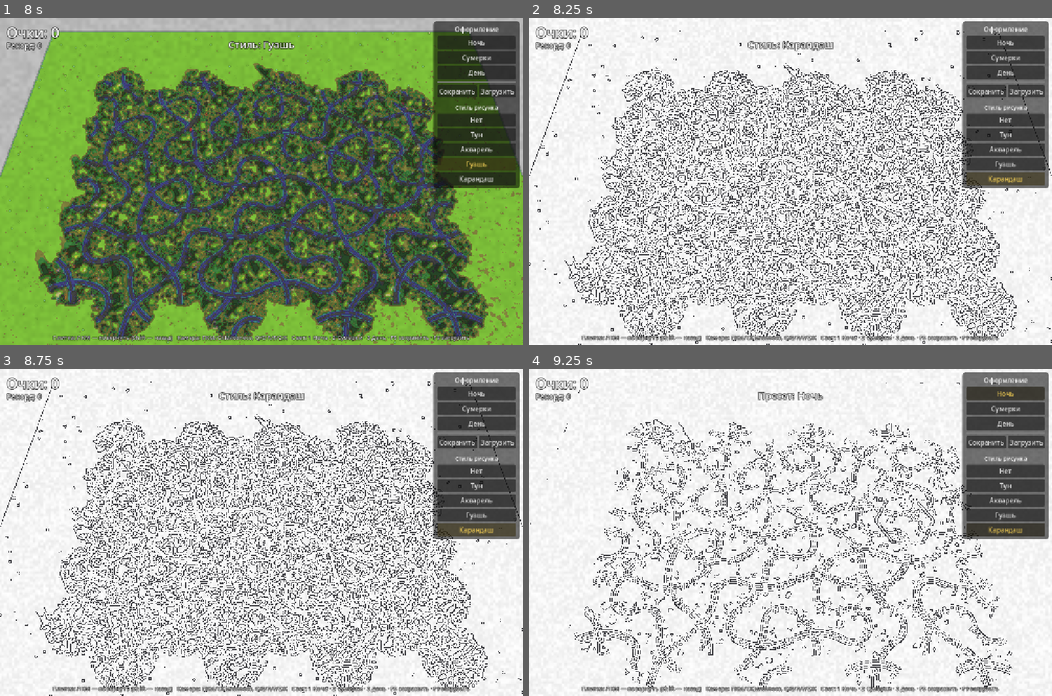
Above: before the commit, frames 1-4 (two rows, left to right).
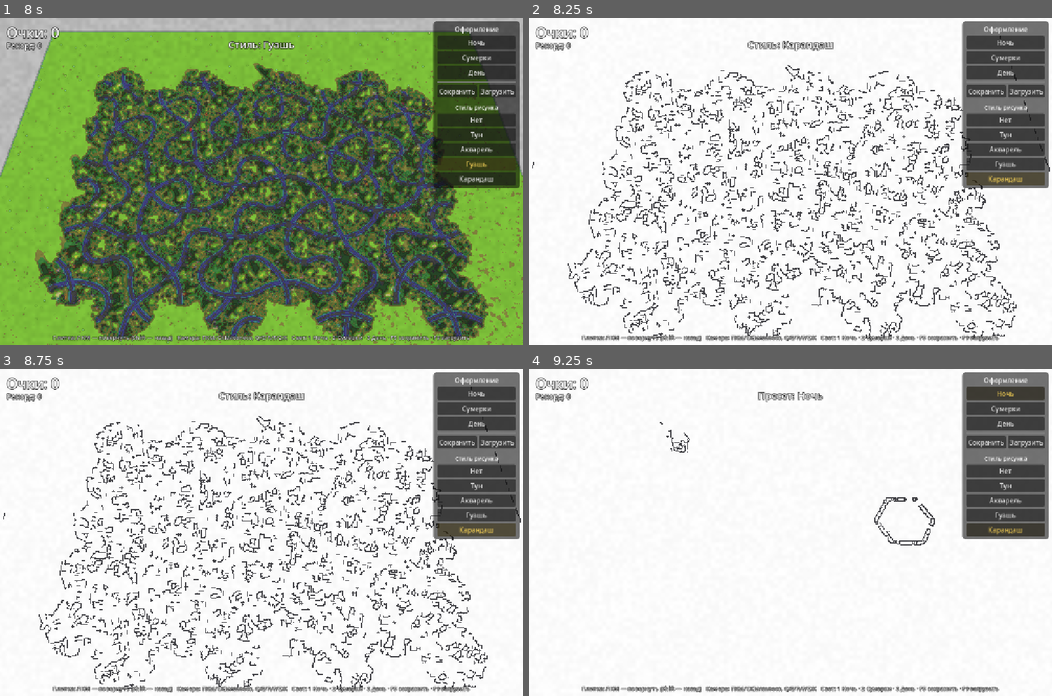
Above: after the commit, the same moments.

Repository: SashkoSoft/hexcar
Game: Godot game, scene res://Main.tscn
Same seed, same stepped clock (60 frames per second), same inputs: the game is played once before the commit and once after it.
Inputs (mouse positions are in pixels of both pictures, inside the frame that each line leads up to):
- Up to frame 1 (8 s): click "Кольца — Загоняй машинки в ко…" at 0.5 s; click "Ночь" at 1.25 s; click "Сумерки" at 2 s; click "День" at 2.75 s; click "Сохранить" at 3.5 s; click "Загрузить" at 4.25 s; click "Нет" at 5 s; click "Тун" at 5.75 s; click "Акварель" at 6.5 s; click "Гуашь" at 7.25 s
- Up to frame 2 (8.25 s): click "Карандаш" at 8 s
- Up to frame 3 (8.75 s): no input
- Up to frame 4 (9.25 s): tap Enter at 8.75 s; move the mouse to (905, 516) at 8.77 s; hold Right from 8.78 s (still down); tap 1 at 8.85 s; click (905, 516) at 8.92 s

Frame 1 is identical in both runs. In frame 2, 13% of the frame differs, in the area x 0-100%, y 3-100%; in frame 3, 13%; in frame 4, 7.6%.

Commit message:
Карандаш: убран шум — денойз перед Canny + чистка одиночных точек
- Гаусс-сглаживание яркости радиусом u_canny_blur перед детекцией;
  тот же денойз для проверки соседей (NMS/гистерезис)
- Чистка спеклов: одиночный край без соседей-краёв отбрасывается
  (травинка ≠ линия) — связность по кресту
- Пороги повышены (low 0.22, high 0.52), бумага почти ровная — фон без зерна

Co-Authored-By: Claude Opus 4.8 (1M context) <noreply@anthropic.com>

Diff:
--- a/godot/Main.gd
+++ b/godot/Main.gd
@@ -1521,8 +1521,8 @@
 
 uniform sampler2D screen_tex : hint_screen_texture, repeat_disable, filter_linear;
 uniform int u_style = 0;
-uniform float u_canny_low = 0.16;    // нижний порог (слабые края — тянутся только к сильным)
-uniform float u_canny_high = 0.42;   // верхний порог (сильные края)
+uniform float u_canny_low = 0.22;    // нижний порог (слабые края — тянутся только к сильным)
+uniform float u_canny_high = 0.52;   // верхний порог (сильные края)
 uniform float u_canny_line = 0.85;   // насыщенность линии (0..1)
 
 float luma(vec3 c){ return dot(c, vec3(0.299, 0.587, 0.114)); }
@@ -1555,12 +1555,16 @@
 	float gy = -tl - 2.0 * t - tr + bl + 2.0 * b + br;
 	return sqrt(gx * gx + gy * gy);
 }
-// дешёвая сглаженная яркость (5-тап крест) — шаг подавления шума в Canny
+// сглаженная яркость (гаусс 3x3, радиус R) — подавление шума перед детекцией Canny
+uniform float u_canny_blur = 1.7;
 float luma_blur(vec2 uv, vec2 px){
-	float s = luma(samp(uv)) * 2.0;
-	s += luma(samp(uv + vec2(px.x, 0.0))) + luma(samp(uv - vec2(px.x, 0.0)));
-	s += luma(samp(uv + vec2(0.0, px.y))) + luma(samp(uv - vec2(0.0, px.y)));
-	return s / 6.0;
+	vec2 r = px * u_canny_blur;
+	float s = luma(samp(uv)) * 4.0;
+	s += (luma(samp(uv + vec2(r.x, 0.0))) + luma(samp(uv - vec2(r.x, 0.0)))) * 2.0;
+	s += (luma(samp(uv + vec2(0.0, r.y))) + luma(samp(uv - vec2(0.0, r.y)))) * 2.0;
+	s += luma(samp(uv + r)) + luma(samp(uv - r));
+	s += luma(samp(uv + vec2(r.x, -r.y))) + luma(samp(uv - vec2(r.x, -r.y)));
+	return s / 16.0;
 }
 // градиент Собеля по сглаженной яркости (центр — качественно)
 vec2 sobel_grad(vec2 uv, vec2 px){
@@ -1577,20 +1581,8 @@
 	return vec2(gx, gy);
 }
 float gmag(vec2 uv, vec2 px){ return length(sobel_grad(uv, px)); }
-// быстрая магнитуда по сырой яркости — для проверки соседей (NMS/гистерезис)
-float gmag_fast(vec2 uv, vec2 px){
-	float tl = luma(samp(uv + px * vec2(-1.0, -1.0)));
-	float t  = luma(samp(uv + px * vec2( 0.0, -1.0)));
-	float tr = luma(samp(uv + px * vec2( 1.0, -1.0)));
-	float l  = luma(samp(uv + px * vec2(-1.0,  0.0)));
-	float r  = luma(samp(uv + px * vec2( 1.0,  0.0)));
-	float bl = luma(samp(uv + px * vec2(-1.0,  1.0)));
-	float b  = luma(samp(uv + px * vec2( 0.0,  1.0)));
-	float br = luma(samp(uv + px * vec2( 1.0,  1.0)));
-	float gx = -tl - 2.0 * l - bl + tr + 2.0 * r + br;
-	float gy = -tl - 2.0 * t - tr + bl + 2.0 * b + br;
-	return sqrt(gx * gx + gy * gy);
-}
+// магнитуда по сглаженной яркости — для проверки соседей (NMS/гистерезис), тот же денойз
+float gmag_fast(vec2 uv, vec2 px){ return length(sobel_grad(uv, px)); }
 
 void fragment(){
 	vec2 uv = SCREEN_UV;
@@ -1637,7 +1629,7 @@
 		c *= 0.94 + 0.10 * canvas;                 // фактура холста
 		col = clamp(c, 0.0, 1.0);
 	} else if (u_style == 4){
-		// КАРАНДАШ / CANNY — контурный рисунок: градиент → NMS → двойной порог + гистерезис
+		// КАРАНДАШ / CANNY — контур: градиент → NMS → двойной порог + гистерезис + чистка одиночных точек
 		vec2 g = sobel_grad(uv, px);
 		float mag = length(g);
 		// 1) подавление немаксимумов: вдоль направления градиента оставляем только локальный максимум
@@ -1645,24 +1637,26 @@
 		float ma = gmag_fast(uv + dir * px, px);
 		float mb = gmag_fast(uv - dir * px, px);
 		float nms = (mag >= ma && mag >= mb) ? mag : 0.0;
+		// соседи по кресту (та же сглаженная магнитуда)
+		float n_r = gmag_fast(uv + vec2(px.x, 0.0), px);
+		float n_l = gmag_fast(uv - vec2(px.x, 0.0), px);
+		float n_u = gmag_fast(uv + vec2(0.0, px.y), px);
+		float n_d = gmag_fast(uv - vec2(0.0, px.y), px);
 		// 2) двойной порог
 		float strong = step(u_canny_high, nms);
 		float weak = step(u_canny_low, nms) * (1.0 - strong);
-		// 3) гистерезис: слабый край остаётся, только если рядом есть сильный
-		float near_strong = 0.0;
-		near_strong = max(near_strong, step(u_canny_high, gmag_fast(uv + px * vec2( 1.0,  0.0), px)));
-		near_strong = max(near_strong, step(u_canny_high, gmag_fast(uv + px * vec2(-1.0,  0.0), px)));
-		near_strong = max(near_strong, step(u_canny_high, gmag_fast(uv + px * vec2( 0.0,  1.0), px)));
-		near_strong = max(near_strong, step(u_canny_high, gmag_fast(uv + px * vec2( 0.0, -1.0), px)));
-		near_strong = max(near_strong, step(u_canny_high, gmag_fast(uv + px * vec2( 1.0,  1.0), px)));
-		near_strong = max(near_strong, step(u_canny_high, gmag_fast(uv + px * vec2(-1.0, -1.0), px)));
-		near_strong = max(near_strong, step(u_canny_high, gmag_fast(uv + px * vec2( 1.0, -1.0), px)));
-		near_strong = max(near_strong, step(u_canny_high, gmag_fast(uv + px * vec2(-1.0,  1.0), px)));
-		float edge = clamp(strong + weak * near_strong, 0.0, 1.0);
+		// 3) гистерезис: слабый край держится только рядом с сильным
+		float near_strong = max(max(step(u_canny_high, n_r), step(u_canny_high, n_l)),
+		                        max(step(u_canny_high, n_u), step(u_canny_high, n_d)));
+		// 4) чистка шума: одиночная точка без соседей-краёв отбрасывается (это травинка, а не линия)
+		float conn = step(u_canny_low, n_r) + step(u_canny_low, n_l)
+		           + step(u_canny_low, n_u) + step(u_canny_low, n_d);
+		float keep = step(1.0, conn);              // нужен хотя бы один сосед-край
+		float edge = clamp(strong * keep + weak * near_strong * keep, 0.0, 1.0);
 		// бумага + чёрная линия (мягкая по краю)
-		float aa = smoothstep(u_canny_high * 0.6, u_canny_high, nms);  // сглаживание сильной линии
-		float ink = max(edge, strong * aa) * u_canny_line;
-		float paper = 0.92 + 0.08 * vnoise(uv * res * 0.4);
+		float aa = smoothstep(u_canny_high * 0.6, u_canny_high, nms);
+		float ink = edge * max(aa, weak) * u_canny_line;
+		float paper = 0.97 + 0.03 * vnoise(uv * res * 0.25);   // едва заметная бумага, без шума
 		col = vec3(paper) - ink * vec3(0.86, 0.86, 0.84);
 		col = clamp(col, 0.0, 1.0);
 	}
